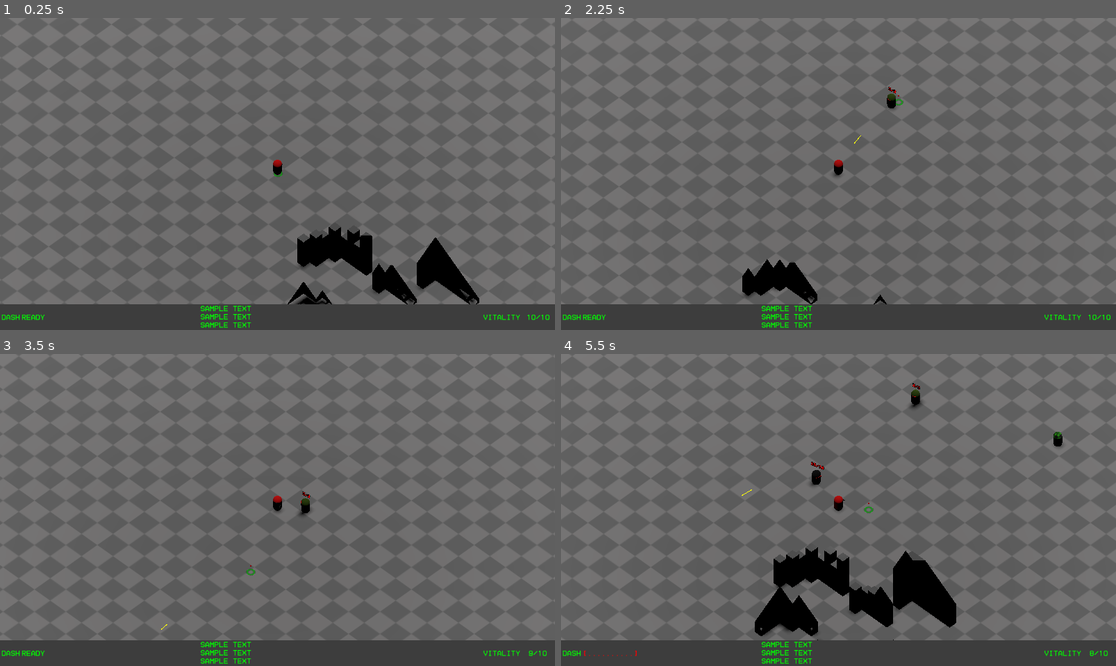
Above: before the commit, frames 1-4 (two rows, left to right).
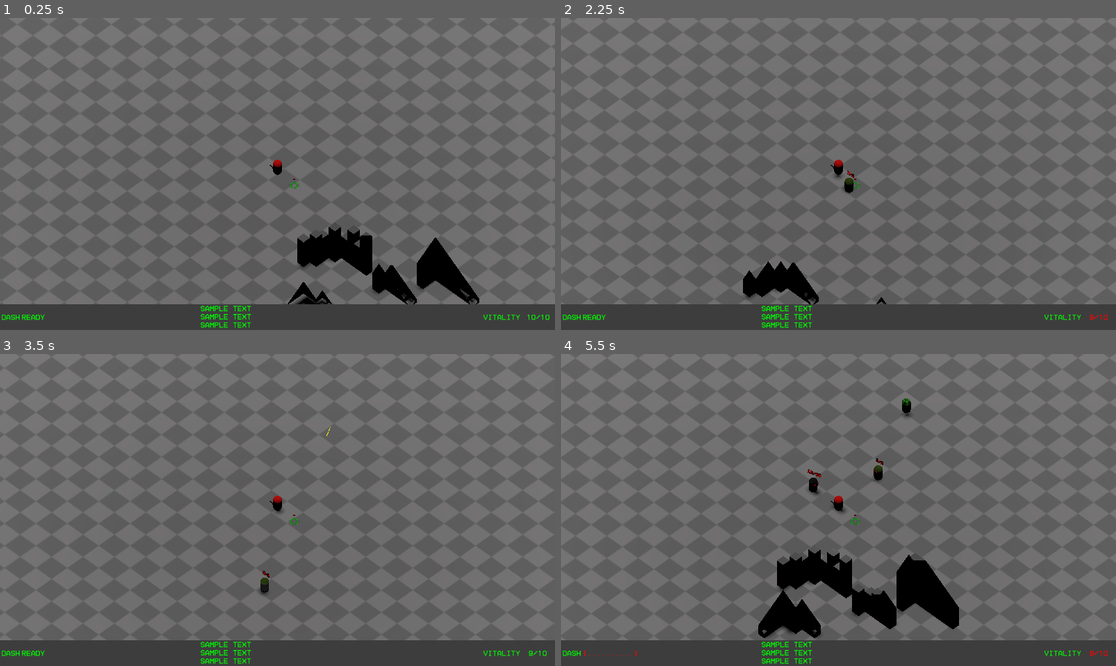
Above: after the commit, the same moments.

Repository: saladwithgrass/hyperdeath
Game: Godot game, scene res://levels/test_level/test_level.tscn
Same seed, same stepped clock (60 frames per second), same inputs: the game is played once before the commit and once after it.
Inputs (mouse positions are in pixels of both pictures, inside the frame that each line leads up to):
- Up to frame 1 (0.25 s): no input
- Up to frame 2 (2.25 s): tap Enter (ui_accept) at 0.5, 0.77, 1.52 s; move the mouse to (960, 158) at 0.52 s; hold D (right) 0.53-1.28 s; tap F (F) at 0.6, 1.55 s; tap Shift (shift) at 0.8, 1.35 s; move the mouse to (727, 189) at 1.27 s; hold S (backward) 1.28-2.03 s; move the mouse to (894, 105) at 2.02 s; hold D (right) from 2.03 s (still down); tap B (B) at 2.1 s
- Up to frame 3 (3.5 s): tap Shift (shift) at 2.3 s; move the mouse to (249, 572) at 2.77 s; release D (right) at 2.78 s; hold W (forward) from 2.78 s (still down); tap F (F) at 2.85 s; tap Enter (ui_accept) at 3.02 s
- Up to frame 4 (5.5 s): move the mouse to (1005, 556) at 3.52 s; release W (forward) at 3.53 s; hold A (left) 3.53-5.03 s; tap L (L) at 3.6 s; tap Enter (ui_accept) at 3.77, 4.52 s; tap Shift (shift) at 3.8, 5.3 s; move the mouse to (672, 463) at 4.27 s; click (672, 463) at 4.35 s; tap F (F) at 4.55 s; move the mouse to (866, 510) at 5.02 s; hold S (backward) from 5.03 s (still down); tap M (M) at 5.1 s

The runs differ from the first frame. In frame 1, less than 0.1% of the frame differs, in the area x 48-54%, y 46-55%; in frame 2, 0.4%; in frame 3, 0.2%; in frame 4, 1.7%, in the area x 32-99%, y 9-97%.
Error after the commit: Attempt to call function 'project_ray_origin' in base 'null instance' on a null instance. (res://player/player.gd:84)

Commit message:
started reworking camera

Diff:
--- /dev/null
+++ b/player/camera.tscn
@@ -0,0 +1,9 @@
+[gd_scene format=3 uid="uid://mjsald73koij"]
+
+[node name="camera" type="Node3D"]
+
+[node name="player_cam" type="Camera3D" parent="."]
+transform = Transform3D(0.707107, 0.5, -0.5, 0, 0.707107, 0.707107, 0.707107, -0.5, 0.5, -10, 6, 10)
+v_offset = 5.0
+projection = 1
+size = 35.108
--- a/player/player.gd
+++ b/player/player.gd
@@ -6,7 +6,7 @@
 var melee_enemy_scene = preload("res://enemies/melee_enemy/melee_enemy.tscn")
 var dummy_scene = preload("res://enemies/dummy/dummy.tscn")
 # child nodes
-@onready var camera = $camera_rig/player_cam
+@onready var camera = $camera_rig/camera_spring/player_cam
 @onready var cursor = $cursor
 @onready var rig = $rig
 @onready var gun_muzzle = $rig/gun_muzzle
--- a/project.godot
+++ b/project.godot
@@ -12,7 +12,7 @@
 
 config/name="Hyperdeath"
 run/main_scene="res://levels/test_level/test_level.tscn"
-config/features=PackedStringArray("4.2", "Forward Plus")
+config/features=PackedStringArray("4.3", "Forward Plus")
 config/icon="res://icon.svg"
 
 [autoload]
@@ -27,22 +27,22 @@
 
 forward={
 "deadzone": 0.5,
-"events": [Object(InputEventKey,"resource_local_to_scene":fa …(172 unchanged characters)… eycode":87,"key_label":0,"unicode":119,"echo":false,"script":null)
+"events": [Object(InputEventKey,"resource_local_to_scene":fa …(172 unchanged characters)… eycode":87,"key_label":0,"unicode":119,"location":0,"echo":false,"script":null)
 ]
 }
 backward={
 "deadzone": 0.5,
-"events": [Object(InputEventKey,"resource_local_to_scene":fa …(172 unchanged characters)… eycode":83,"key_label":0,"unicode":115,"echo":false,"script":null)
+"events": [Object(InputEventKey,"resource_local_to_scene":fa …(172 unchanged characters)… eycode":83,"key_label":0,"unicode":115,"location":0,"echo":false,"script":null)
 ]
 }
 left={
 "deadzone": 0.5,
-"events": [Object(InputEventKey,"resource_local_to_scene":fa …(171 unchanged characters)… keycode":65,"key_label":0,"unicode":97,"echo":false,"script":null)
+"events": [Object(InputEventKey,"resource_local_to_scene":fa …(171 unchanged characters)… keycode":65,"key_label":0,"unicode":97,"location":0,"echo":false,"script":null)
 ]
 }
 right={
 "deadzone": 0.5,
-"events": [Object(InputEventKey,"resource_local_to_scene":fa …(172 unchanged characters)… eycode":68,"key_label":0,"unicode":100,"echo":false,"script":null)
+"events": [Object(InputEventKey,"resource_local_to_scene":fa …(172 unchanged characters)… eycode":68,"key_label":0,"unicode":100,"location":0,"echo":false,"script":null)
 ]
 }
 LMB={
@@ -57,27 +57,27 @@
 }
 shift={
 "deadzone": 0.5,
-"events": [Object(InputEventKey,"resource_local_to_scene":fa …(175 unchanged characters)… ode":4194325,"key_label":0,"unicode":0,"echo":false,"script":null)
+"events": [Object(InputEventKey,"resource_local_to_scene":fa …(175 unchanged characters)… ode":4194325,"key_label":0,"unicode":0,"location":0,"echo":false,"script":null)
 ]
 }
 ESC={
 "deadzone": 0.5,
-"events": [Object(InputEventKey,"resource_local_to_scene":fa …(175 unchanged characters)… ode":4194305,"key_label":0,"unicode":0,"echo":false,"script":null)
+"events": [Object(InputEventKey,"resource_local_to_scene":fa …(175 unchanged characters)… ode":4194305,"key_label":0,"unicode":0,"location":0,"echo":false,"script":null)
 ]
 }
 F={
 "deadzone": 0.5,
-"events": [Object(InputEventKey,"resource_local_to_scene":fa …(172 unchanged characters)… eycode":70,"key_label":0,"unicode":102,"echo":false,"script":null)
+"events": [Object(InputEventKey,"resource_local_to_scene":fa …(172 unchanged characters)… eycode":70,"key_label":0,"unicode":102,"location":0,"echo":false,"script":null)
 ]
 }
 B={
 "deadzone": 0.5,
-"events": [Object(InputEventKey,"resource_local_to_scene":fa …(171 unchanged characters)… keycode":66,"key_label":0,"unicode":98,"echo":false,"script":null)
+"events": [Object(InputEventKey,"resource_local_to_scene":fa …(171 unchanged characters)… keycode":66,"key_label":0,"unicode":98,"location":0,"echo":false,"script":null)
 ]
 }
 M={
 "deadzone": 0.5,
-"events": [Object(InputEventKey,"resource_local_to_scene":fa …(172 unchanged characters)… eycode":77,"key_label":0,"unicode":109,"echo":false,"script":null)
+"events": [Object(InputEventKey,"resource_local_to_scene":fa …(172 unchanged characters)… eycode":77,"key_label":0,"unicode":109,"location":0,"echo":false,"script":null)
 ]
 }
 scroll_up={
@@ -92,7 +92,7 @@
 }
 L={
 "deadzone": 0.5,
-"events": [Object(InputEventKey,"resource_local_to_scene":fa …(172 unchanged characters)… eycode":76,"key_label":0,"unicode":108,"echo":false,"script":null)
+"events": [Object(InputEventKey,"resource_local_to_scene":fa …(172 unchanged characters)… eycode":76,"key_label":0,"unicode":108,"location":0,"echo":false,"script":null)
 ]
 }
 
Not shown, changed: assets/fonts/HomeVideo-BLG6G.ttf.import
Not shown, changed: assets/fonts/HomeVideoBold-R90Dv.ttf.import
Not shown, changed: assets/fonts/ui_font.ttf.import
Not shown, changed: assets/geometry/elevation.glb.import
Not shown, changed: assets/geometry/pillars.glb.import
Not shown, changed: models/weapons/heavy assault rifle.glb.import
Not shown, changed: models/weapons/railgun v1.glb.import
Not shown, added: tasks.md
